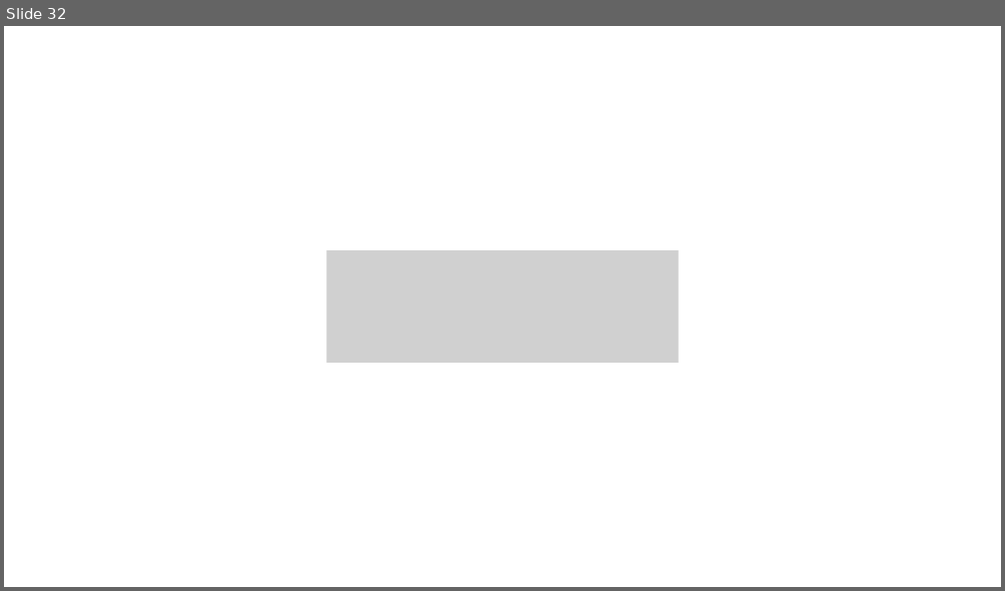
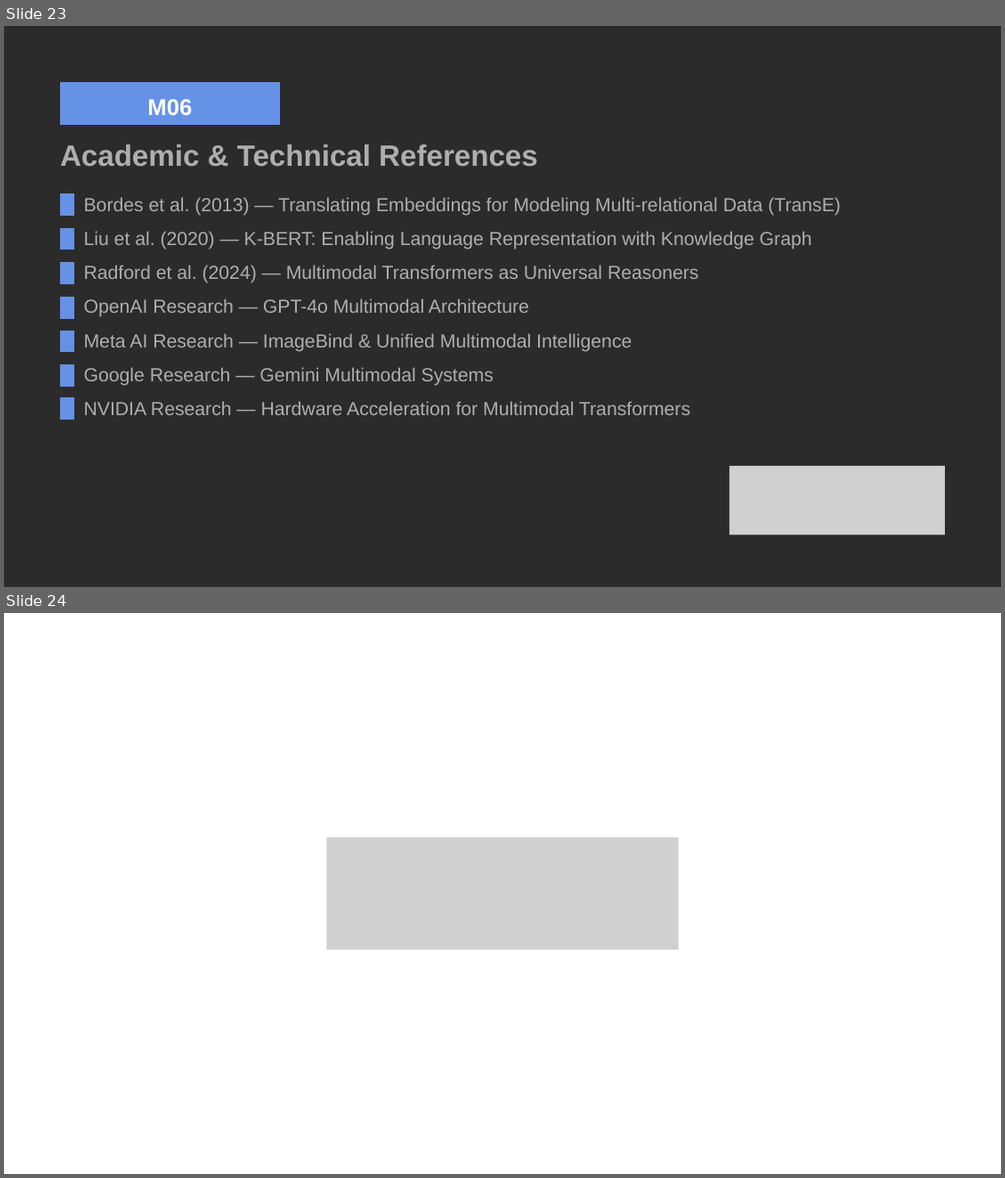
Before and after one commit to rausejop/ai, a slide deck: M06 Multimodal NLP/DEF_M06 Multimodal NLP.pptx. Shown one above the other, each under a label of ours: slide 32 before the commit, slides 23 and 24 after it. The pictures are 1005x591 and 1005x1178 pixels, drawn with LibreOffice and Linux fonts; fonts in the diff are those of the drawing; grey boxes stand for pictures; background and template pictures are left out; a plain dark background stands for a picture behind light text. Boxes give left, top, right and bottom in pixels: in the first picture for what was removed or moved away, otherwise in the second. Text is boxed around its words. In the diff, an @@ line names an element or a change of style, - is before the commit and + after.

```diff
--- a/M06 Multimodal NLP/DEF_M06 Multimodal NLP.pptx
+++ b/M06 Multimodal NLP/DEF_M06 Multimodal NLP.pptx
@@ slide 23 added at (x1=4, y1=26, x2=1001, y2=587), background picture (left out) @@
@@ freeform shape added at (x1=60, y1=82, x2=280, y2=124), fill #6592E6 @@
@@ text added at (x1=147, y1=99, x2=192, y2=115), 33 pt, text #FFFFFF, bold @@
+M06
@@ text added at (x1=60, y1=144, x2=538, y2=167), 42.6 pt, text #AEAEAE, bold @@
+Academic & Technical References
@@ freeform shape added at (x1=60, y1=193, x2=73, y2=216), fill #6592E6 @@
@@ text added at (x1=84, y1=197, x2=841, y2=415), 27.3 pt, text #AEAEAE @@
+Bordes et al. (2013) — Translating Embeddings for Modeling Multi-relational Data (TransE)
+Liu et al. (2020) — K-BERT: Enabling Language Representation with Knowledge Graph
+Radford et al. (2024) — Multimodal Transformers as Universal Reasoners
+OpenAI Research — GPT-4o Multimodal Architecture
+Meta AI Research — ImageBind & Unified Multimodal Intelligence
+Google Research — Gemini Multimodal Systems
+NVIDIA Research — Hardware Acceleration for Multimodal Transformers
@@ freeform shape added at (x1=60, y1=228, x2=73, y2=249), fill #6592E6 @@
@@ freeform shape added at (x1=60, y1=262, x2=73, y2=284), fill #6592E6 @@
@@ freeform shape added at (x1=60, y1=297, x2=73, y2=319), fill #6592E6 @@
@@ freeform shape added at (x1=60, y1=330, x2=73, y2=352), fill #6592E6 @@
@@ freeform shape added at (x1=60, y1=364, x2=73, y2=386), fill #6592E6 @@
@@ freeform shape added at (x1=60, y1=397, x2=73, y2=419), fill #6592E6 @@
@@ picture added at (x1=729, y1=466, x2=945, y2=534) @@
@@ what was slide 32 is now slide 24 @@
```
Also in this commit, not shown: 2 slides changed, 19 other slides added, 28 slides removed, 1 other file.
